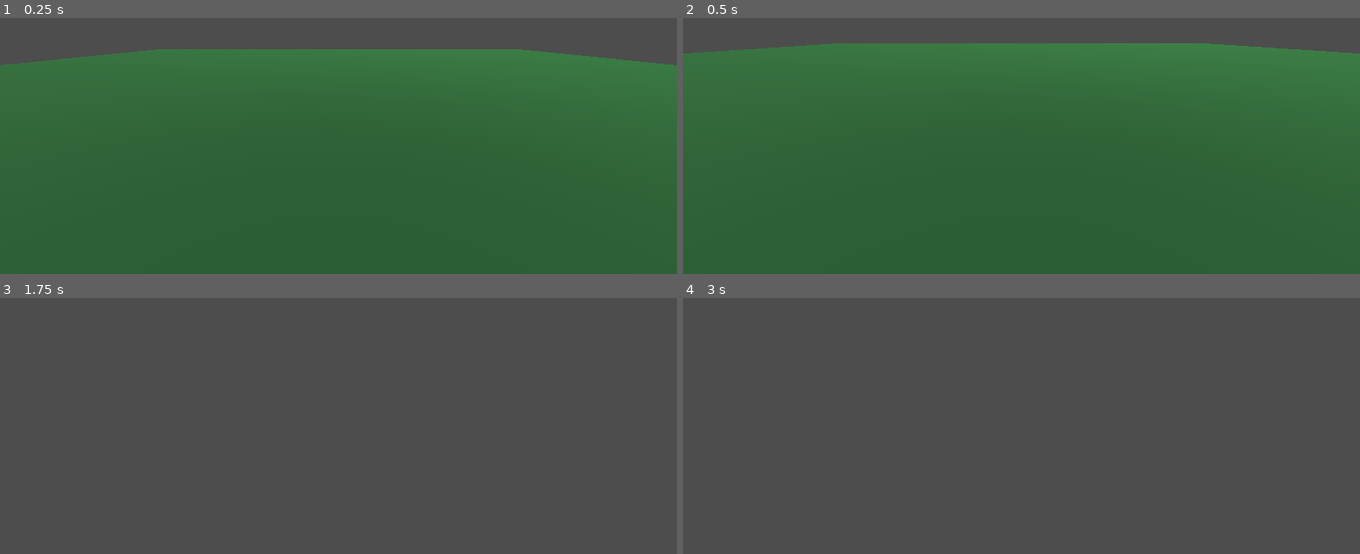
Above: before the commit, frames 1-4 (two rows, left to right).
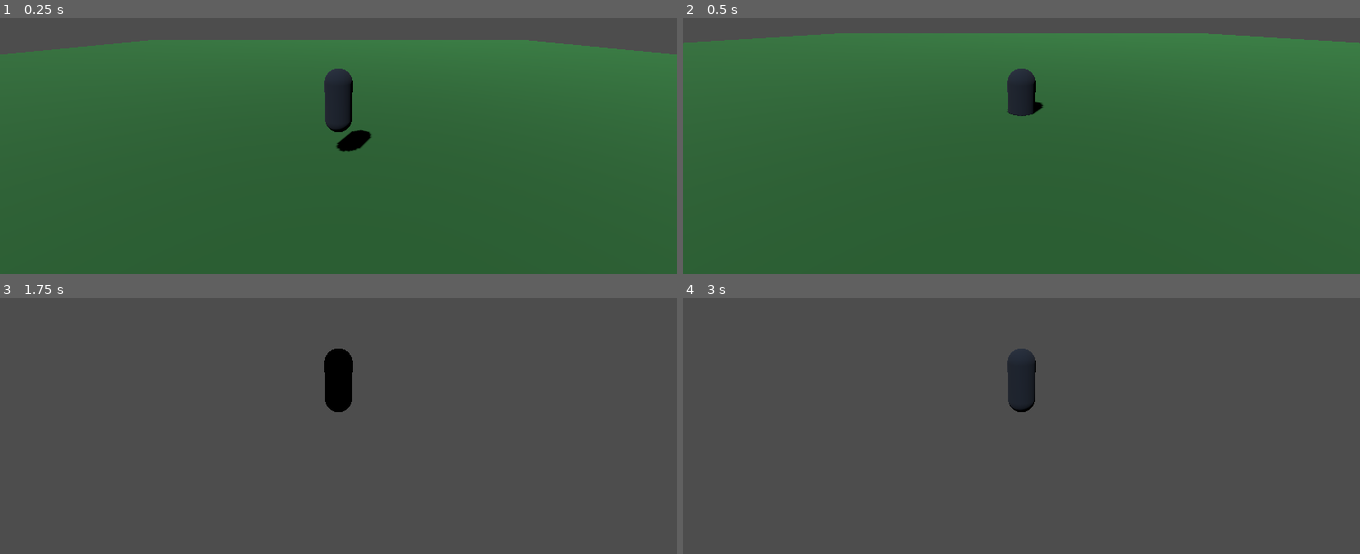
Above: after the commit, the same moments.

Repository: hamzaalmathani-tech/LifeCity
Game: Godot game, scene res://scenes/main.tscn
Same seed, same stepped clock (60 frames per second), same inputs: the game is played once before the commit and once after it.
Inputs:
- Up to frame 1 (0.25 s): no input
- Up to frame 2 (0.5 s): no input
- Up to frame 3 (1.75 s): hold D (move_right) 0.53-1.28 s; tap Space (jump) at 0.77, 1.52 s; tap Enter at 1.25 s; hold S (move_back) from 1.28 s (still down)
- Up to frame 4 (3 s): tap Space (jump) at 2 s; release S (move_back) at 2.03 s; hold D (move_right) 2.03-2.78 s; tap Enter at 2.75 s; hold W (move_forward) from 2.78 s (still down)

The runs differ from the first frame. In frame 1, 5.0% of the frame differs, in the area x 0-100%, y 8-53%; in frame 2, 4.7%; in frame 3, 0.9%; in frame 4, 0.9%.

Commit message:
Implement playable 3D player controller

Diff:
--- a/godot/scripts/player.gd
+++ b/godot/scripts/player.gd
@@ -3,13 +3,46 @@
 @export var speed := 6.0
 @export var jump_velocity := 5.0
 @export var gravity := 14.0
+var move_input := Vector2.ZERO
+var camera: Camera3D
+
+func _ready():
+    var shape := CollisionShape3D.new()
+    var capsule := CapsuleShape3D.new()
+    capsule.radius = 0.38
+    capsule.height = 1.8
+    shape.shape = capsule
+    shape.position.y = 0.9
+    add_child(shape)
+
+    var body := MeshInstance3D.new()
+    var mesh := CapsuleMesh.new()
+    mesh.radius = 0.38
+    mesh.height = 1.8
+    body.mesh = mesh
+    body.position.y = 0.9
+    var mat := StandardMaterial3D.new()
+    mat.albedo_color = Color(0.08, 0.12, 0.18)
+    body.material_override = mat
+    add_child(body)
+
+    camera = Camera3D.new()
+    camera.position = Vector3(0, 3.0, 6.5)
+    camera.rotation_degrees = Vector3(-14, 0, 0)
+    camera.current = true
+    add_child(camera)
+
+func set_move_input(value: Vector2):
+    move_input = value
 
 func _physics_process(delta):
     if not is_on_floor():
         velocity.y -= gravity * delta
+    var input_vec := move_input
+    if input_vec.length() < 0.01:
+        input_vec = Input.get_vector("move_left", "move_right", "move_forward", "move_back")
     if Input.is_action_just_pressed("jump") and is_on_floor():
         velocity.y = jump_velocity
-    var input_vec := Input.get_vector("move_left", "move_right", "move_forward", "move_back")
     var direction := Vector3(input_vec.x, 0.0, input_vec.y)
     if direction.length() > 0.0:
         direction = direction.normalized()
